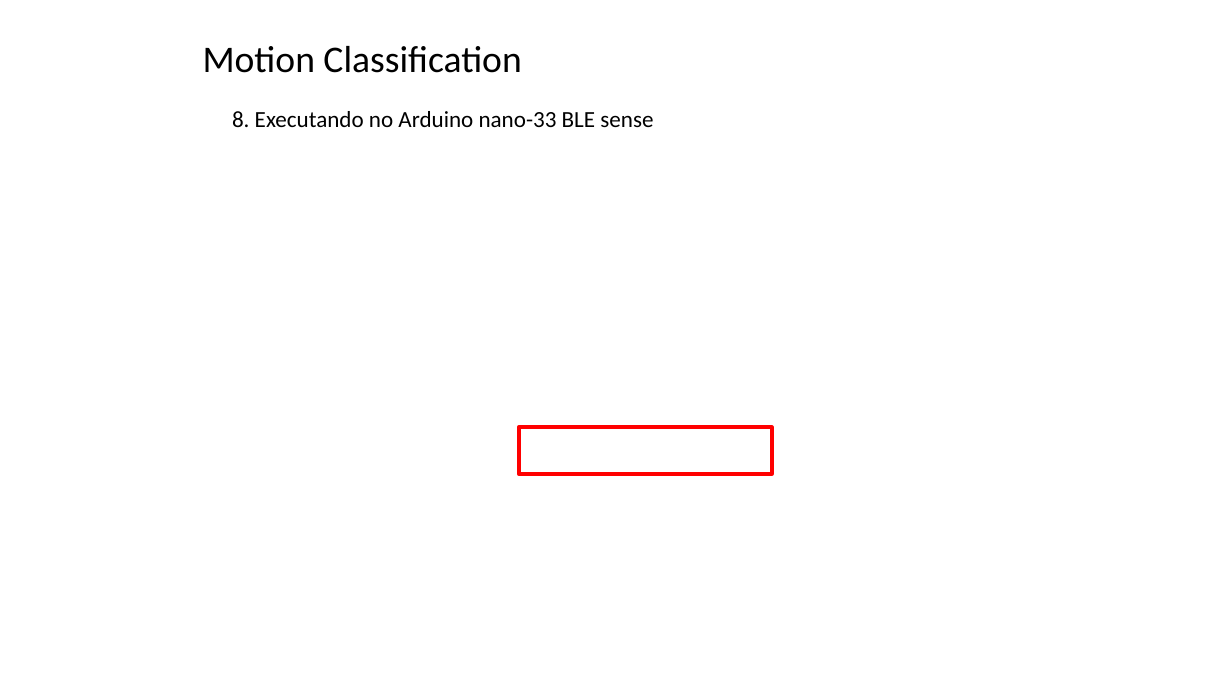
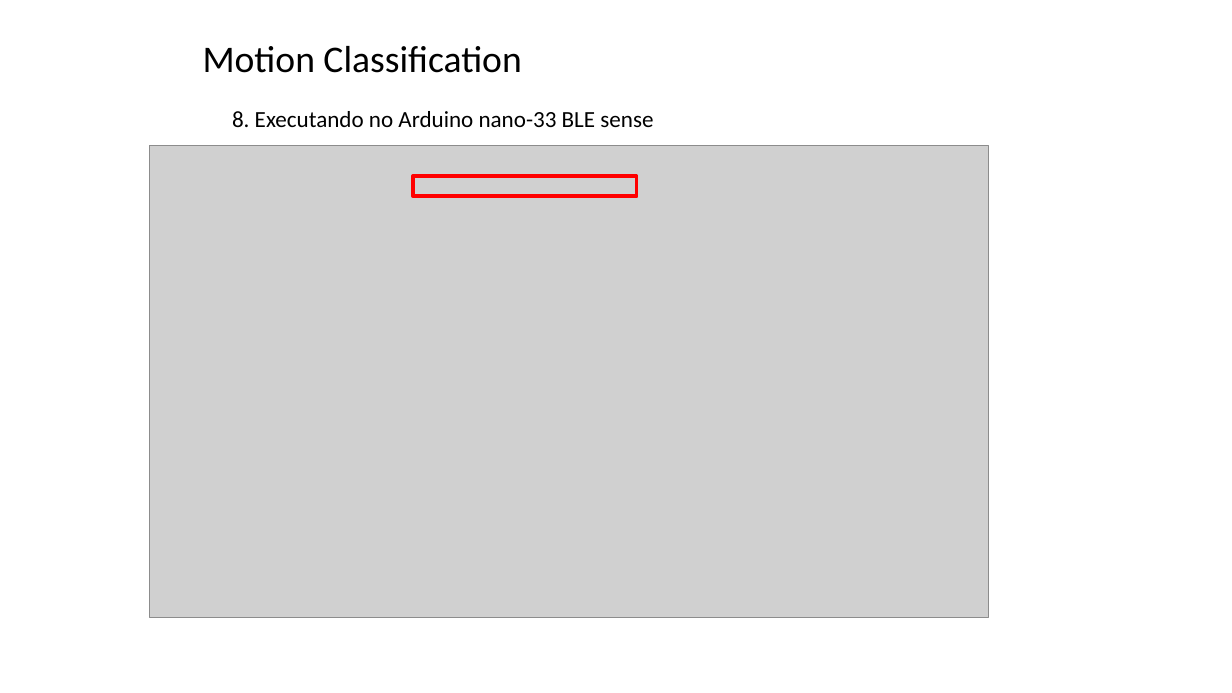
Before and after one commit to zz4fap/tp557-iot-ml, a slide deck: slide 34 of slides/TP557_15_classificação de movimentos.pptx. Drawn at 1232x693 pixels with LibreOffice and Linux fonts; fonts in the diff are those of the drawing; grey boxes stand for pictures; background and template pictures are left out. Boxes give left, top, right and bottom in pixels: in the first picture for what was removed or moved away, otherwise in the second. Text is boxed around its words. In the diff, an @@ line names an element or a change of style, - is before the commit and + after.

Commit message:
update of slides

```diff
--- a/slides/TP557_15_classificação de movimentos.pptx
+++ b/slides/TP557_15_classificação de movimentos.pptx
@@ picture added at box(149, 145, 988, 617) @@
@@ rectangle: place and size @@
-rectangle at box(518, 427, 772, 474)
+rectangle at box(413, 176, 637, 196)
```
Also in this commit, not shown: 5 slides added.
